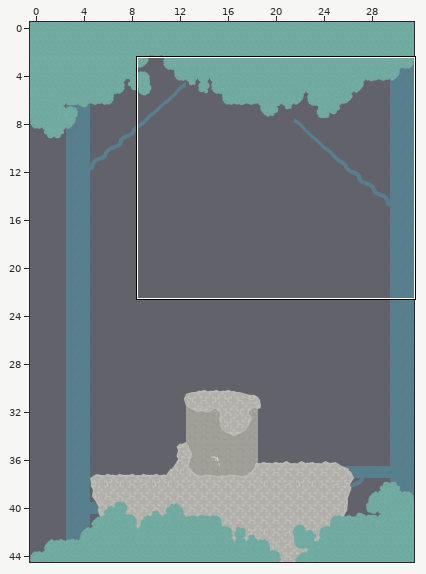
Tiled map (JSON): rrga/assets/levels/level1.json. Above: a wide view before the commit, with the close-up outlined.
Close-up. Before the edit:
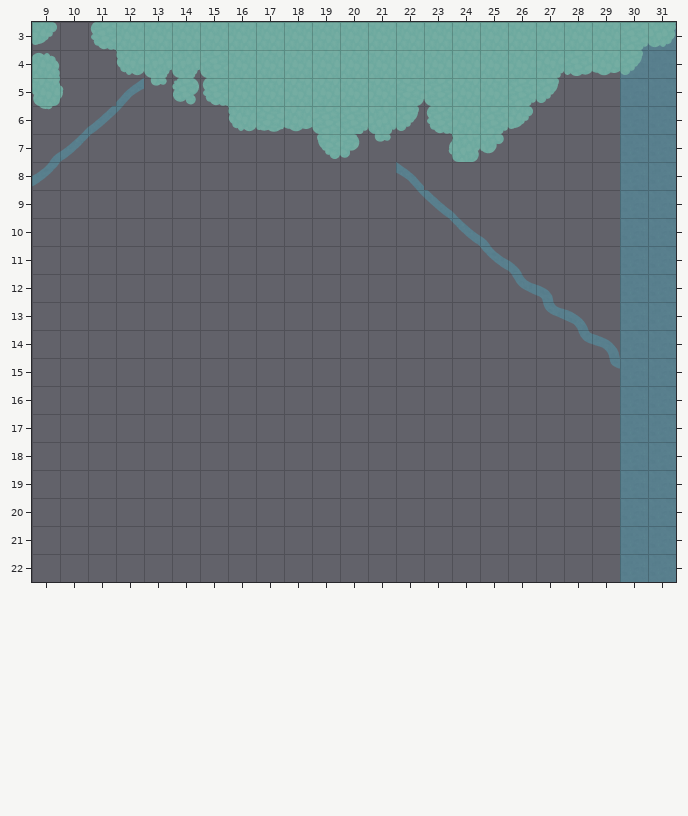
Cells are 128x128 px. Shown: x 9..31, y 3..22. The commit also changed other parts of the map, which this record leaves out.
After:
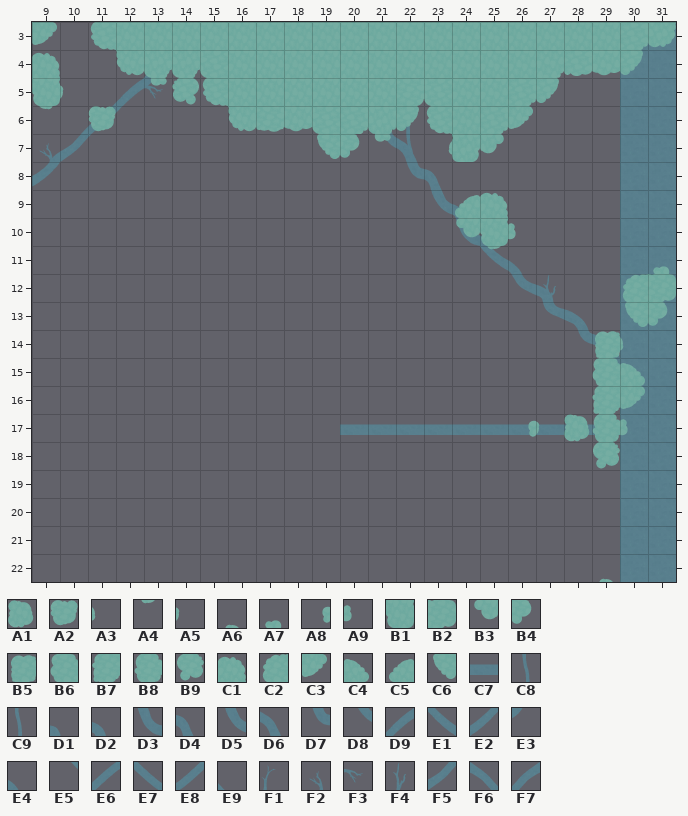
Key: from "bushes": A1 0, A2 0 turned 90, A3 1 flipped left-right, A4 1 flipped on the other diagonal, A5 1 turned 180, A6 1 turned 90, A7 7, A8 7 turned 270, A9 7 turned 90, B1 40 turned 180, B2 40 turned 90, B3 41 turned 180, B4 41 turned 90, B5 42 turned 90, B6 43 turned 90, B7 44 turned 90, B8 45 turned 90, B9 46 turned 90, C1 47 turned 180, C2 47 turned 90, C3 48, C4 48 flipped up-down, C5 48 turned 180, C6 48 turned 90; from "trees": C7 22 flipped up-down, C8 36 turned 270, C9 37 turned 270, D1 59 turned 90, D2 70 turned 90, D3 71 turned 90, D4 81 turned 90, D5 82 turned 90, D6 92 turned 90, D7 93 turned 90, D8 104 turned 90, D9 114, E1 114 flipped up-down, E2 114 turned 180, E3 115, E4 115 flipped up-down, E5 124 flipped up-down, E6 125, E7 125 flipped up-down, E8 125 turned 180, E9 126 flipped up-down, F1 133, F2 134 flipped left-right, F3 134 turned 90, F4 135, F5 136, F6 136 flipped up-down, F7 136 turned 180.
__ is an empty cell.
Edits made:
Layer "back":
y 5: x 12..13 F7 __ -> D9 E3
y 6: x 11 E8 -> E6
y 7: x 10 E2 -> F5; x 21..22 __ __ -> D8 D6
y 8: x 22..23 F6 __ -> D7 D4
y 9: x 22..24 E5 E7 E9 -> __ D5 D2
y 10: x 24..25 E1 E4 -> D3 D1
Layer "middle":
y 5: x 13 __ -> F3
y 6: x 22 __ -> C9
y 7: x 9 __ -> F2; x 22 __ -> C8
y 10: x 25 __ -> F1
y 12: x 27 __ -> F4
y 17: x 20..29 __ __ __ __ __ __ __ __ __ __ -> C7 C7 C7 C7 C7 C7 C7 C7 C7 C7
Layer "front":
y 6: x 11 __ -> A2
y 9: x 24..25 __ __ -> C5 C1
y 10: x 24..26 __ __ __ -> B3 B1 A9
y 11: x 25 __ -> A4; x 31 __ -> A7
y 12: x 30..31 __ __ -> C2 B2
y 13: x 30..31 __ __ -> C6 B4
y 14: x 29..30 __ __ -> B5 A3
y 15: x 29..30 __ __ -> B6 C4
y 16: x 29..30 __ __ -> B7 C3
y 17: x 26..30 __ __ __ __ __ -> A8 A5 A1 B8 A9
y 18: x 29 __ -> B9
y 22: x 29 __ -> A6
Pixel boxes of the changes (left, top, right, bottom) in both close-ups:
changed: (39, 78, 163, 162)
changed: (340, 126, 676, 469)
added: (599, 578, 613, 582)
